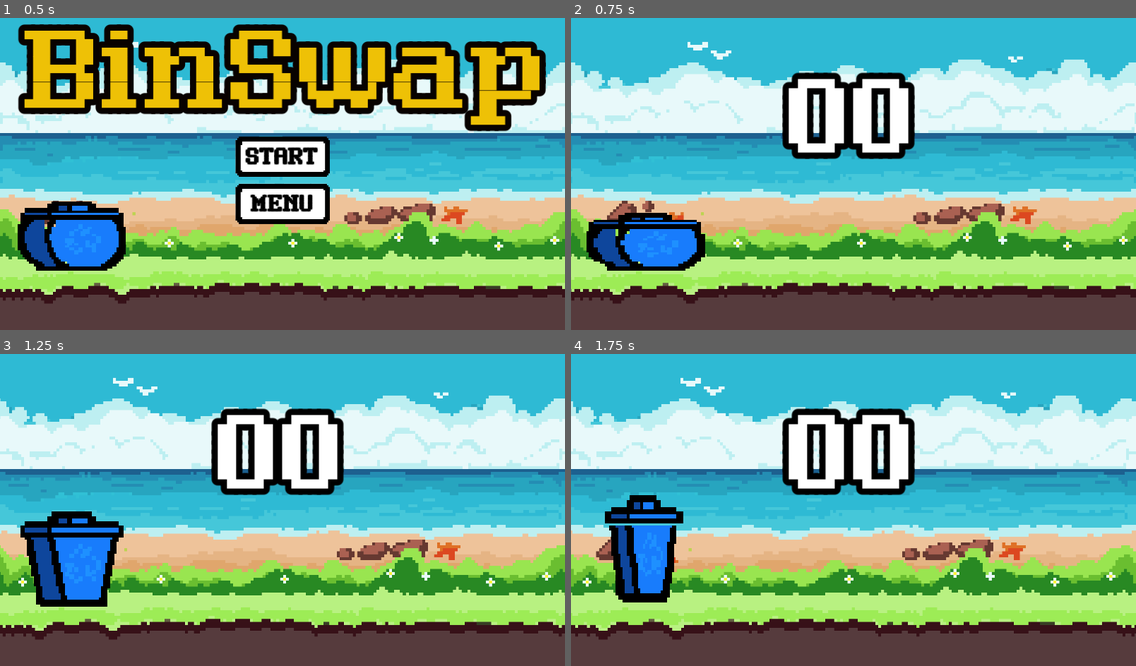
Above: before the commit, frames 1-4 (two rows, left to right).
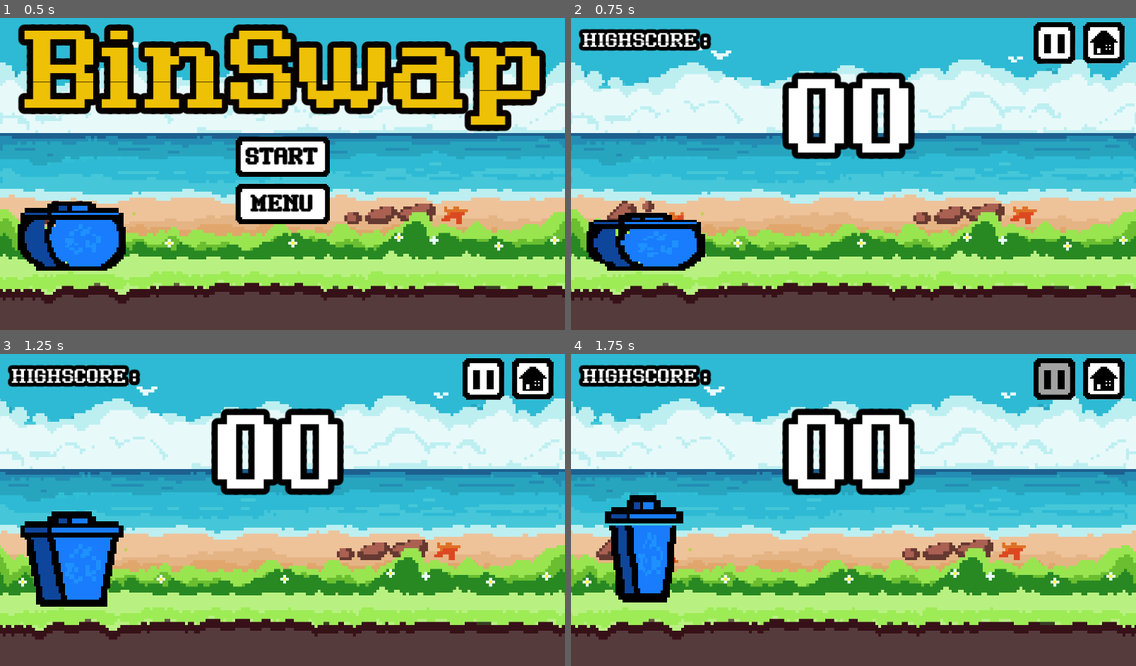
Above: after the commit, the same moments.

Repository: dedsocks/Inventorium
Game: Godot game, scene res://scenes/main.tscn
Two runs of this game, one before a commit and one after it. Both use one fixed random seed, a clock stepped at 60 frames per second and the inputs below.
Inputs (mouse positions are in pixels of both pictures, inside the frame that each line leads up to):
- Up to frame 1 (0.5 s): no input
- Up to frame 2 (0.75 s): click "START" at 0.5 s
- Up to frame 3 (1.25 s): no input
- Up to frame 4 (1.75 s): click (1056, 378) at 1.27 s

Frame 1 is identical in both runs. In frame 2, 3.5% of the frame differs, in the area x 1-98%, y 1-15%; in frame 3, 3.5%; in frame 4, 3.5%.

Commit message:
Add buttons for different stages
during game running, pause and home buttons added, during game end
restart & home buttons added

Diff:
--- a/inventorium/project.godot
+++ b/inventorium/project.godot
@@ -25,6 +25,7 @@
 green_waste=""
 yellow_waste=""
 startButtons=""
+endButtons=""
 
 [rendering]
 
--- a/inventorium/scenes/hud.tscn
+++ b/inventorium/scenes/hud.tscn
@@ -1,11 +1,17 @@
-[gd_scene load_steps=4 format=3 uid="uid://1nqudskbscch"]
+[gd_scene load_steps=8 format=3 uid="uid://1nqudskbscch"]
 
 [ext_resource type="FontFile" uid="uid://ce5ty20e1lf5d" path="res://assets/fonts/Ruler 9.ttf" id="1_6gj6f"]
+[ext_resource type="Script" path="res://scripts/hud.gd" id="1_lq70v"]
 [ext_resource type="Texture2D" uid="uid://dv4ddtke01vip" path="res://assets/sprites/button.png" id="2_nkow4"]
+[ext_resource type="Texture2D" uid="uid://bfahugmpgyhps" path="res://assets/sprites/pauseButton.png" id="3_ffx6t"]
+[ext_resource type="Texture2D" uid="uid://2ulv5mtaobbx" path="res://assets/sprites/homeButton.png" id="4_wgbld"]
 
 [sub_resource type="StyleBoxEmpty" id="StyleBoxEmpty_vmpnq"]
 
+[sub_resource type="StyleBoxEmpty" id="StyleBoxEmpty_dlk8i"]
+
 [node name="HUD" type="CanvasLayer"]
+script = ExtResource("1_lq70v")
 metadata/_edit_vertical_guides_ = [594.0, 435.0, 746.0]
 metadata/_edit_horizontal_guides_ = [142.0, 244.0]
 
@@ -28,40 +34,55 @@
 horizontal_alignment = 1
 metadata/_edit_use_anchors_ = true
 
-[node name="gameOver" type="Label" parent="."]
+[node name="gameOver" type="Label" parent="." groups=["endButtons"]]
 anchors_preset = -1
 anchor_left = -0.0329306
 anchor_top = 0.111
 anchor_right = 1.06591
 anchor_bottom = 0.226728
 offset_left = 37.9361
-offset_top = -83.928
+offset_top = -77.928
 offset_right = -67.9281
-offset_bottom = 41.0802
+offset_bottom = 47.0802
 size_flags_vertical = 1
 theme_override_colors/font_color = Color(1, 1, 1, 1)
 theme_override_colors/font_outline_color = Color(0, 0, 0, 1)
 theme_override_constants/outline_size = 50
 theme_override_fonts/font = ExtResource("1_6gj6f")
-theme_override_font_sizes/font_size = 200
+theme_override_font_sizes/font_size = 150
 text = "Game Over"
 horizontal_alignment = 1
 metadata/_edit_use_anchors_ = true
 
-[node name="gameOverScore" type="Label" parent="."]
+[node name="highScore" type="Label" parent="."]
+visible = false
+offset_left = 24.0
+offset_top = 32.0
+offset_right = 293.0
+offset_bottom = 83.0
+size_flags_vertical = 1
+theme_override_colors/font_color = Color(1, 1, 1, 1)
+theme_override_colors/font_outline_color = Color(0, 0, 0, 1)
+theme_override_constants/outline_size = 30
+theme_override_fonts/font = ExtResource("1_6gj6f")
+theme_override_font_sizes/font_size = 50
+text = "HIGHSCORE : "
+horizontal_alignment = 1
+
+[node name="gameOverScore" type="Label" parent="." groups=["endButtons"]]
 anchors_preset = -1
 anchor_top = 0.377
 anchor_right = 1.007
 anchor_bottom = 0.463
-offset_top = -75.296
+offset_top = -115.296
 offset_right = -0.0638428
-offset_bottom = -51.024
-size_flags_vertical = 1
-theme_override_colors/font_color = Color(1, 1, 1, 1)
-theme_override_colors/font_outline_color = Color(0, 0, 0, 1)
-theme_override_constants/outline_size = 35
-theme_override_fonts/font = ExtResource("1_6gj6f")
-theme_override_font_sizes/font_size = 80
+offset_bottom = -91.024
+size_flags_vertical = 1
+theme_override_colors/font_color = Color(1, 1, 1, 1)
+theme_override_colors/font_outline_color = Color(0, 0, 0, 1)
+theme_override_constants/outline_size = 20
+theme_override_fonts/font = ExtResource("1_6gj6f")
+theme_override_font_sizes/font_size = 50
 horizontal_alignment = 1
 metadata/_edit_use_anchors_ = true
 
@@ -106,3 +127,105 @@
 autowrap_mode = 2
 icon_alignment = 1
 expand_icon = true
+
+[node name="retryButton" type="Button" parent="." groups=["endButtons"]]
+visible = false
+offset_left = 476.0
+offset_top = 249.0
+offset_right = 677.0
+offset_bottom = 342.0
+theme_override_colors/font_hover_color = Color(0, 0, 0, 1)
+theme_override_colors/font_focus_color = Color(0, 0, 0, 1)
+theme_override_colors/font_color = Color(0, 0, 0, 1)
+theme_override_colors/icon_pressed_color = Color(0.635294, 0.635294, 0.635294, 0.427451)
+theme_override_colors/icon_hover_color = Color(0.633757, 0.633757, 0.633757, 1)
+theme_override_constants/outline_size = 4
+theme_override_fonts/font = ExtResource("1_6gj6f")
+theme_override_font_sizes/font_size = 55
+theme_override_styles/focus = SubResource("StyleBoxEmpty_vmpnq")
+action_mode = 0
+text = "RETRY
+"
+icon = ExtResource("2_nkow4")
+flat = true
+autowrap_mode = 2
+icon_alignment = 1
+expand_icon = true
+
+[node name="endHomeButton" type="Button" parent="." groups=["endButtons"]]
+visible = false
+offset_left = 476.0
+offset_top = 345.0
+offset_right = 677.0
+offset_bottom = 438.0
+theme_override_colors/font_hover_color = Color(0, 0, 0, 1)
+theme_override_colors/font_focus_color = Color(0, 0, 0, 1)
+theme_override_colors/font_color = Color(0, 0, 0, 1)
+theme_override_colors/icon_pressed_color = Color(0.635294, 0.635294, 0.635294, 0.427451)
+theme_override_colors/icon_hover_color = Color(0.633757, 0.633757, 0.633757, 1)
+theme_override_constants/outline_size = 4
+theme_override_fonts/font = ExtResource("1_6gj6f")
+theme_override_font_sizes/font_size = 55
+theme_override_styles/focus = SubResource("StyleBoxEmpty_vmpnq")
+action_mode = 0
+text = "HOME
+"
+icon = ExtResource("2_nkow4")
+flat = true
+autowrap_mode = 2
+icon_alignment = 1
+expand_icon = true
+
+[node name="pauseButton" type="Button" parent="." groups=["startButtons"]]
+visible = false
+anchors_preset = 1
+anchor_left = 1.0
+anchor_right = 1.0
+offset_left = -213.0
+offset_top = 16.0
+offset_right = -120.0
+offset_bottom = 109.0
+grow_horizontal = 0
+theme_override_colors/font_hover_color = Color(0, 0, 0, 1)
+theme_override_colors/font_focus_color = Color(0, 0, 0, 1)
+theme_override_colors/font_color = Color(0, 0, 0, 1)
+theme_override_colors/icon_pressed_color = Color(0.635294, 0.635294, 0.635294, 0.427451)
+theme_override_colors/icon_hover_color = Color(0.633757, 0.633757, 0.633757, 1)
+theme_override_constants/outline_size = 4
+theme_override_fonts/font = ExtResource("1_6gj6f")
+theme_override_font_sizes/font_size = 55
+theme_override_styles/focus = SubResource("StyleBoxEmpty_vmpnq")
+action_mode = 0
+icon = ExtResource("3_ffx6t")
+flat = true
+autowrap_mode = 2
+icon_alignment = 1
+expand_icon = true
+
+[node name="homeButton" type="Button" parent="." groups=["startButtons"]]
+visible = false
+anchors_preset = 1
+anchor_left = 1.0
+anchor_right = 1.0
+offset_left = -112.0
+offset_top = 16.0
+offset_right = -19.0
+offset_bottom = 109.0
+grow_horizontal = 0
+theme_override_colors/font_hover_color = Color(0, 0, 0, 1)
+theme_override_colors/font_focus_color = Color(0, 0, 0, 1)
+theme_override_colors/font_color = Color(0, 0, 0, 1)
+theme_override_colors/icon_pressed_color = Color(0.635294, 0.635294, 0.635294, 0.427451)
+theme_override_colors/icon_hover_color = Color(0.633757, 0.633757, 0.633757, 1)
+theme_override_constants/outline_size = 4
+theme_override_fonts/font = ExtResource("1_6gj6f")
+theme_override_font_sizes/font_size = 55
+theme_override_styles/focus = SubResource("StyleBoxEmpty_dlk8i")
+action_mode = 0
+icon = ExtResource("4_wgbld")
+flat = true
+autowrap_mode = 2
+icon_alignment = 1
+expand_icon = true
+
+[connection signal="pressed" from="retryButton" to="." method="_on_retry_button_pressed"]
--- /dev/null
+++ b/inventorium/scripts/hud.gd
@@ -0,0 +1,9 @@
+extends CanvasLayer
+
+func _on_retry_button_pressed() -> void:
+	var nodes_in_group = get_tree().get_nodes_in_group("endButtons")
+
+	for node in nodes_in_group:
+		node.hide()
+
+	get_parent().restart()
--- a/inventorium/scripts/main.gd
+++ b/inventorium/scripts/main.gd
@@ -14,17 +14,16 @@
 var obstacle = []
 var f = 0 #flag for checking first item
 var obs_x
-var gameOverTriggered = false
 # Variables
 var speed
 var score
+var highScore
 var gameRunning: bool
 var screenSize: Vector2i
 var lastObs
 var groundHeight: int
 
 func _ready():
-	new_game()
 	screenSize = get_window().size
 	groundHeight = $ground.get_node("Sprite2D").texture.get_height()
 
@@ -33,6 +32,7 @@
 		var obstacle_container = Node2D.new()
 		obstacle_container.name = "Obstacles"
 		add_child(obstacle_container)
+	new_game()
 
 # Reset game parameters
 func new_game():
@@ -41,12 +41,12 @@
 	$dustbin.modulate = Color.DODGER_BLUE
 	$dustbin.status = $dustbin.state.BLUE
 	$ground.position = Vector2i(0,0)
+	$HUD/gameOver.hide()
+	$HUD/gameOverScore.hide()
 	speed = START_SPEED
 	score = 0
-	gameRunning = false
+	f = 0
 	obstacle.clear()
-	$HUD/gameOver.hide()
-	$HUD/gameOverScore.hide()
 	$gameStart.play()
 
 func _process(delta):
@@ -54,6 +54,10 @@
 		speed = MAX_SPEED
 
 	if gameRunning:
+		$gameStart.stop()
+		$HUD/highScore.show()
+		$HUD/homeButton.show()
+		$HUD/pauseButton.show()
 		$startButton.hide()
 		$HUD/menuButton.hide()
 		$HUD/gameStart.hide()
@@ -103,9 +107,14 @@
 		$HUD/Label.text = str(score)
 
 func gameOver():
+	$HUD/retryButton.show()
+	$HUD/endHomeButton.show()
+	$HUD/highScore.hide()
+	$HUD/pauseButton.hide()
+	$HUD/homeButton.hide()
 	$HUD/Label.hide()
 	$HUD/gameOver.show()
-	$HUD/gameOverScore.text = 'score : ' + str(score)
+	$HUD/gameOverScore.text = 'Highscore : '+'\nScore : ' + str(score)
 	$HUD/gameOverScore.show()
 	if $dustbin/oof:
 		$dustbin/oof.play()
@@ -123,7 +132,18 @@
 	await get_tree().create_timer(1.0).timeout
 	get_tree().paused = true
 
-
+# Buttons pressed
 func _on_start_button_pressed() -> void:
 	gameRunning = true
 	$gameStart.stop()
+
+# Restarts game
+func restart():
+	get_tree().paused = false
+	gameRunning = true
+
+	if $Obstacles:
+		for obs in $Obstacles.get_children():
+			obs.queue_free()
+
+	_ready()
Binary file added: inventorium/assets/sprites/homeButton.png
Not shown, added: inventorium/assets/sprites/homeButton.png.import
Binary file added: inventorium/assets/sprites/pauseButton.png
Not shown, added: inventorium/assets/sprites/pauseButton.png.import
